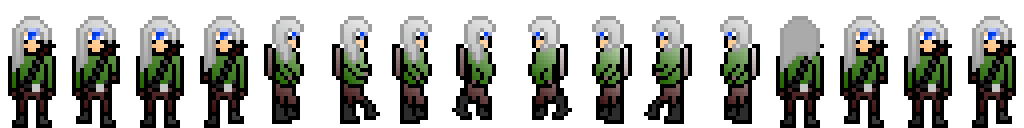
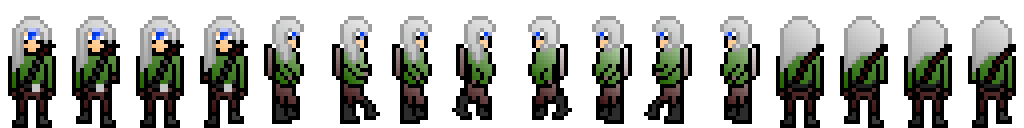
Comparing the layer stacks of the two w=1024, h=128 images. Changes:
painted on "Background" over [784, 20, 1016, 92]
